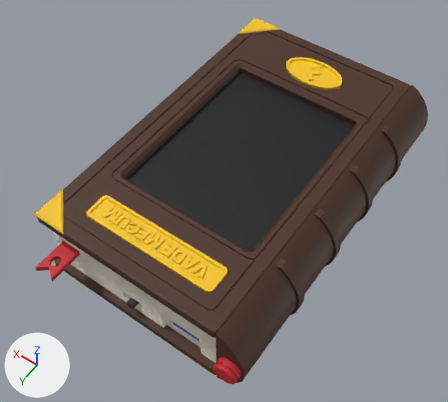
The glTF model kasa/render/vademecum/duz.glb: old version first, new version second.
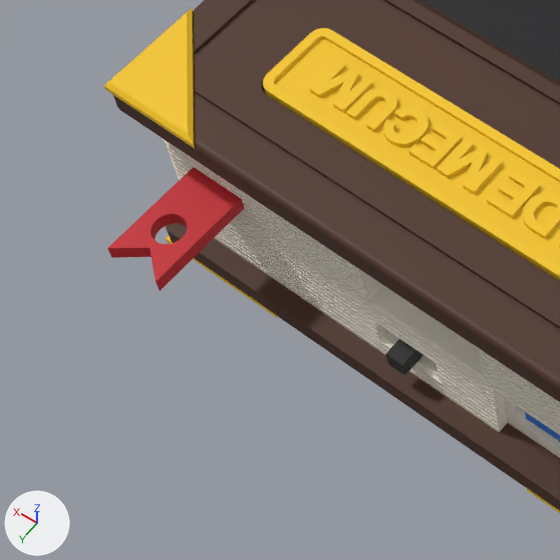
There are two pictures of each version: one whole from a camera (50 mm lens) standing at (-0.031, 0.159, 0.16) and looking at (0.0364, 0.0646, 0.0116), one close up on the part from 0% to 41% of the width and 46% to 92% of the height. The lights are fixed; the arrows at lower left show +X, +Y and +Z. The last two pictures show the newer version. Where no turn or scale is listed for an object, it has been applied to the vertices. Vertices at exactly the same position are counted once.

Names of what the first close-up shows: 'arka_kapak', 'baslik', 'ekran', 'ic_anahtar', 'kose1', 'kurdele', 'on_kapak', 'sayfa' and 3 more.
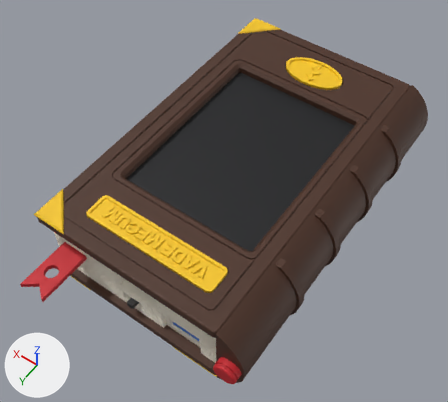
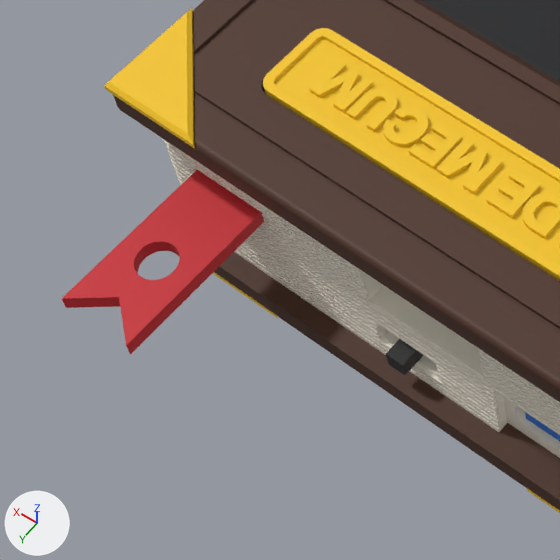
Where the change shows, as pixel boxes (x1, y1, x2, y2) in the close-ups (560 x 560 px):
'kurdele', reshaped, moved: before (108, 167, 244, 291); after (61, 170, 264, 355)

Patch to the scene script:
```diff
--- a/kasa/render/vademecum/duz.glb.py
+++ b/kasa/render/vademecum/duz.glb.py
@@ me_kurdele @@
 # used by ob_kurdele; location = (0.06, 0.105, 0.014)
-me_kurdele.from_pydata(...)  # 306 vertices, 612 faces; spans x -0.005..0.005, y -0.0079..0.0106, z 0.0..0.0022
+me_kurdele.from_pydata(...)  # 306 vertices, 612 faces; spans x -0.006..0.006, y -0.0079..0.0166, z 0.0..0.0022
+# me_kurdele part 1: 306 of 306 vertices moved; they spanned x -0.005..0.005, y -0.0079..0.0106, z 0.0..0.0022 and now span x -0.006..0.006, y -0.0079..0.0166, z 0.0..0.0022; mean shift (0.0, 0.0029, 0.0)
 me_kurdele.materials.append(mat_material_3)
@@ ob_kurdele @@
 ob_kurdele = bpy.data.objects.new('kurdele', me_kurdele)
-ob_kurdele.location = (0.06, 0.105, 0.014)
+ob_kurdele.location = (0.0585, 0.105, 0.014)
```
